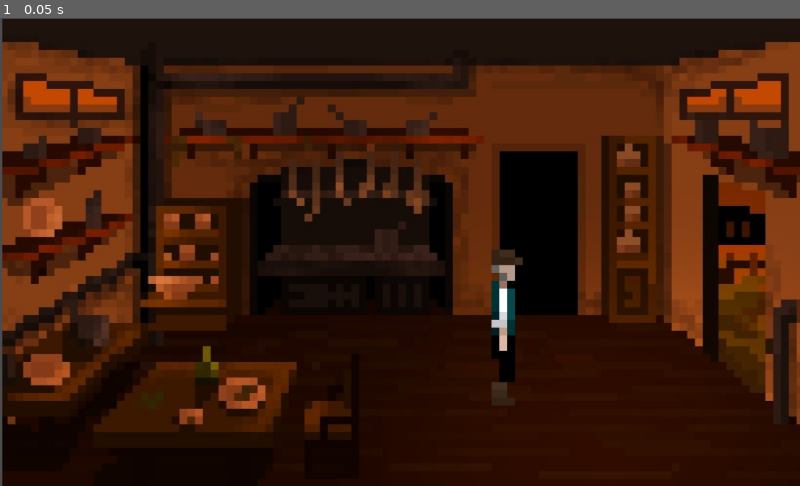
Above: before the commit, frame 1.
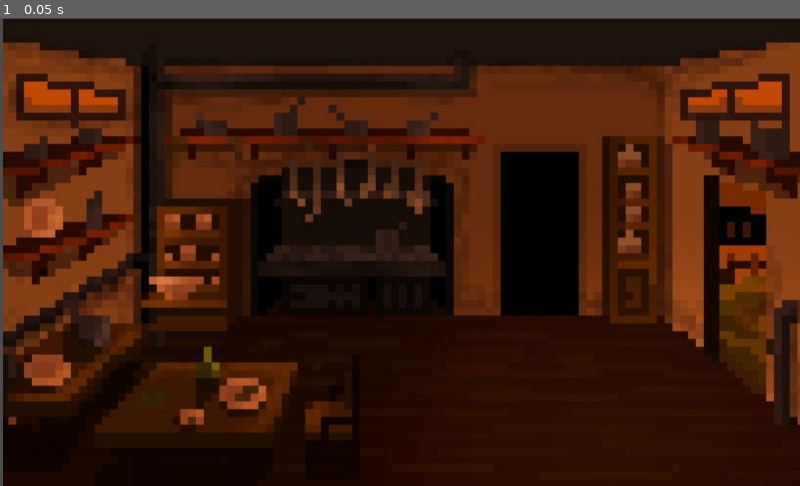
Above: after the commit, the same moment.

Repository: erickpea29/FinalDV
Game: Godot game, scene res://Kitchen_Scene.tscn
Two runs of this game, one before a commit and one after it. Both use one fixed random seed, a clock stepped at 60 frames per second and the inputs below. The project has no main scene, so this scene is started directly.
Inputs:
- Up to frame 1 (0.05 s): no input

The runs differ from the first frame. In frame 1, 2.9% of the frame differs, in the area x 0-100%, y 0-100%.

Commit message:
Errores

Diff:
--- a/Kitchen_Scene.tscn
+++ b/Kitchen_Scene.tscn
@@ -1,7 +1,6 @@
-[gd_scene load_steps=8 format=2]
+[gd_scene load_steps=7 format=2]
 
 [ext_resource path="res://Kitchen.jpeg" type="Texture" id=1]
-[ext_resource path="res://enterrador-walking-1.png" type="Texture" id=2]
 
 [sub_resource type="RectangleShape2D" id=1]
 extents = Vector2( 4.12636, 221.866 )
@@ -18,44 +17,47 @@
 [sub_resource type="RectangleShape2D" id=5]
 extents = Vector2( 519.156, 7.94287 )
 
-[node name="Area2D" type="Area2D"]
+[node name="Area2D" type="Node2D"]
 
-[node name="Sprite" type="Sprite" parent="."]
-position = Vector2( 514.66, 300.91 )
+[node name="Kitchen" type="Sprite" parent="."]
+position = Vector2( 515.767, 301.497 )
 texture = ExtResource( 1 )
 
-[node name="CollisionPolygon2D" type="CollisionPolygon2D" parent="."]
+[node name="Room_Objects" type="StaticBody2D" parent="."]
+position = Vector2( 514.66, 300.91 )
+
+[node name="CollisionPolygon2D" type="CollisionPolygon2D" parent="Room_Objects"]
+position = Vector2( -514.66, -300.91 )
 polygon = PoolVector2Array( 459.278, 432.65, 449.6, 432.65, 449.6, 450.671, 438.588, 451.005, 438.254, 471.027, 418.565 …(474 unchanged characters)…
 
-[node name="enterrador-walking-1" type="Sprite" parent="."]
-position = Vector2( 649.168, 386.857 )
-texture = ExtResource( 2 )
-
-[node name="CollisionShape2D" type="CollisionShape2D" parent="."]
-position = Vector2( 175.64, 284.867 )
+[node name="CollisionShape2D" type="CollisionShape2D" parent="Room_Objects"]
+position = Vector2( -339.02, -16.0428 )
 shape = SubResource( 1 )
 
-[node name="CollisionShape2D2" type="CollisionShape2D" parent="."]
-position = Vector2( 204.737, 213.557 )
+[node name="CollisionShape2D2" type="CollisionShape2D" parent="Room_Objects"]
+position = Vector2( -309.923, -87.353 )
 shape = SubResource( 2 )
 
-[node name="CollisionShape2D3" type="CollisionShape2D" parent="."]
-position = Vector2( 289.364, 195.509 )
+[node name="CollisionShape2D3" type="CollisionShape2D" parent="Room_Objects"]
+position = Vector2( -225.296, -105.401 )
 shape = SubResource( 3 )
 
-[node name="CollisionShape2D4" type="CollisionShape2D" parent="."]
-position = Vector2( 451.74, 185.041 )
+[node name="CollisionShape2D4" type="CollisionShape2D" parent="Room_Objects"]
+position = Vector2( -62.9205, -115.869 )
 shape = SubResource( 4 )
 
-[node name="CollisionPolygon2D2" type="CollisionPolygon2D" parent="."]
+[node name="CollisionPolygon2D2" type="CollisionPolygon2D" parent="Room_Objects"]
+position = Vector2( -514.66, -300.91 )
 polygon = PoolVector2Array( 640.5, 179.5, 769, 179.5, 768.5, 198.5, 840.5, 198, 839.5, 151.5, 637.5, 151.5 )
 
-[node name="CollisionPolygon2D3" type="CollisionPolygon2D" parent="."]
+[node name="CollisionPolygon2D3" type="CollisionPolygon2D" parent="Room_Objects"]
+position = Vector2( -514.66, -300.91 )
 polygon = PoolVector2Array( 918.96, 247.44, 840.843, 196.519, 839.253, 150.963 )
 
-[node name="CollisionShape2D5" type="CollisionShape2D" parent="."]
-position = Vector2( 510.72, 606.129 )
+[node name="CollisionShape2D5" type="CollisionShape2D" parent="Room_Objects"]
+position = Vector2( -3.93988, 305.22 )
 shape = SubResource( 5 )
 
-[node name="CollisionPolygon2D4" type="CollisionPolygon2D" parent="."]
+[node name="CollisionPolygon2D4" type="CollisionPolygon2D" parent="Room_Objects"]
+position = Vector2( -514.66, -300.91 )
 polygon = PoolVector2Array( 1024.29, 344.287, 978.901, 301.572, 980.903, 272.206, 950.202, 233.495, 918.165, 246.844, 936.186, 196.787, 1016.28, 274.208 )
